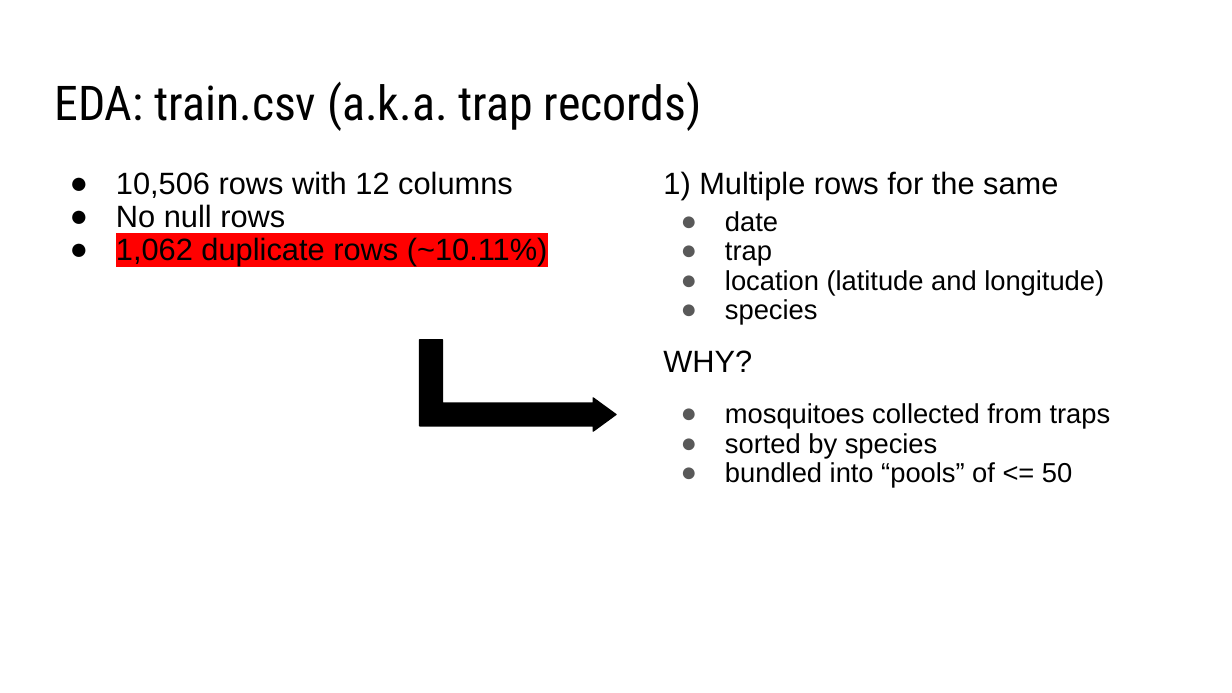
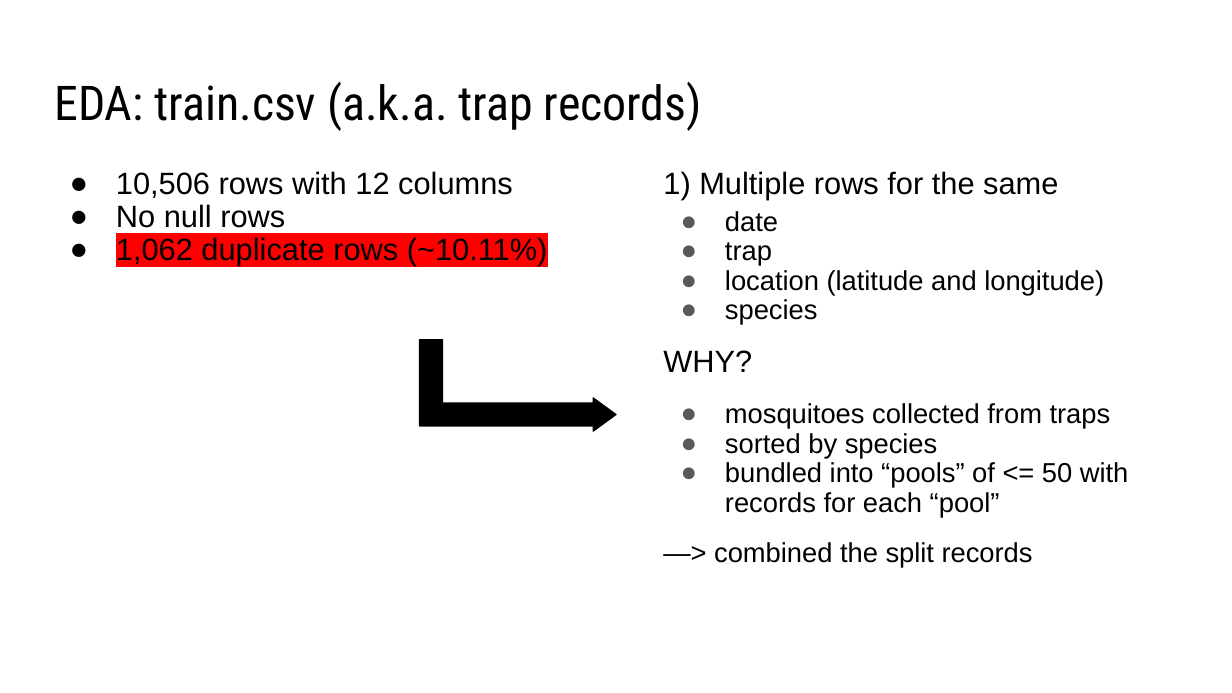
Before and after one commit to zzeniale/West-Nile-Virus-prediction, a slide deck: slide 5 of group_presentation.pptx. Drawn at 1232x693 pixels with LibreOffice and Linux fonts; fonts in the diff are those of the drawing. Boxes give left, top, right and bottom in pixels: in the first picture for what was removed or moved away, otherwise in the second. Text is boxed around its words. In the diff, an @@ line names an element or a change of style, - is before the commit and + after.

```diff
--- a/group_presentation.pptx
+++ b/group_presentation.pptx
@@ text at (x1=714, y1=462, x2=1129, y2=568): text changed @@
-● bundled into “pools” of <= 50
+● bundled into “pools” of <= 50 with records for each “pool”
+—> combined the split records
```
Also in this commit, not shown: 11 other slides changed, 3 slides added, 3 slides removed.
